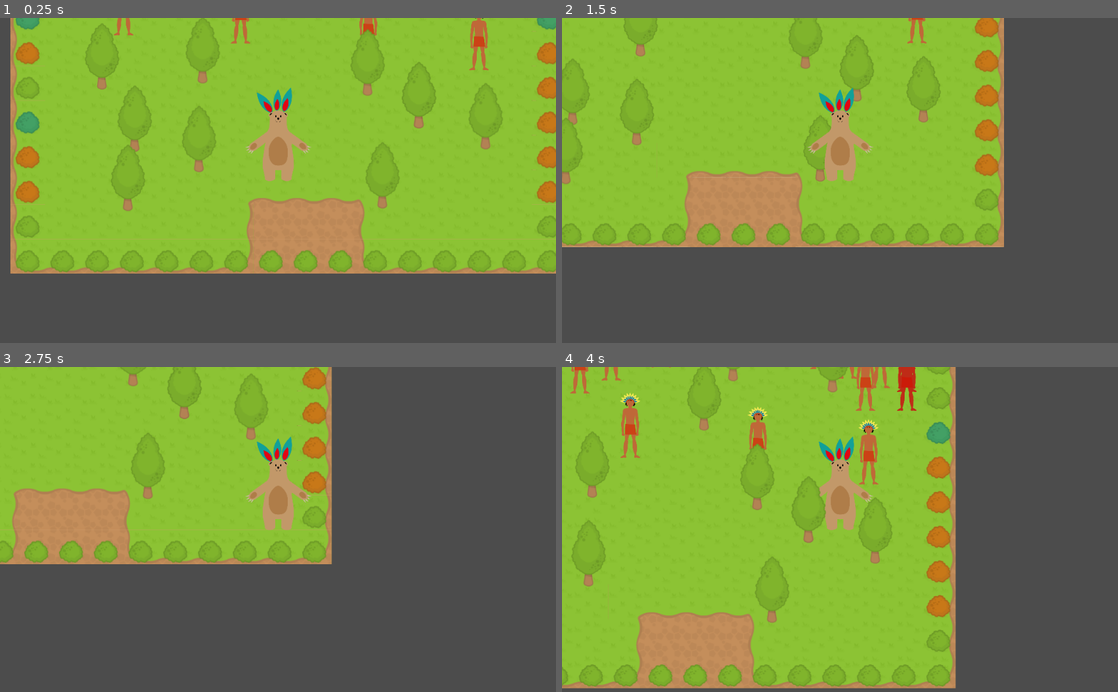
Above: before the commit, frames 1-4 (two rows, left to right).
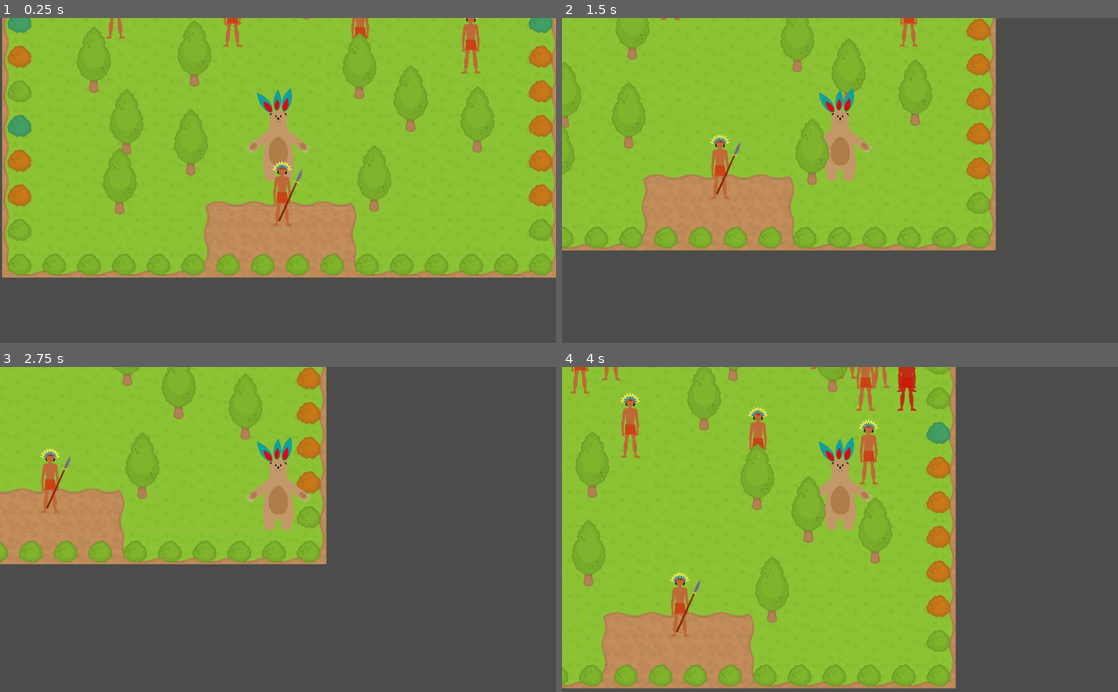
Above: after the commit, the same moments.

Repository: lendroit/welcome_thomas
Game: Godot game, scene res://World.tscn
Two runs of this game, one before a commit and one after it. Both use one fixed random seed, a clock stepped at 60 frames per second and the inputs below.
Inputs:
- Up to frame 1 (0.25 s): no input
- Up to frame 2 (1.5 s): tap Enter (ui_accept) at 0.5, 0.77 s; hold Right (ui_right) 0.53-1.28 s; hold Down (ui_down) from 1.28 s (still down)
- Up to frame 3 (2.75 s): tap Enter (ui_accept) at 1.52, 2 s; release Down (ui_down) at 2.03 s; hold Right (ui_right) from 2.03 s (still down)
- Up to frame 4 (4 s): release Right (ui_right) at 2.78 s; hold Up (ui_up) 2.78-3.53 s; tap Enter (ui_accept) at 3.02, 3.77 s; hold Left (ui_left) from 3.53 s (still down)

The runs differ from the first frame. In frame 1, 13% of the frame differs, in the area x 0-100%, y 0-80%; in frame 2, 9.6%; in frame 3, 4.6%; in frame 4, 1.6%.

Commit message:
feature: Add drop area in world

Diff:
--- a/World.tscn
+++ b/World.tscn
@@ -20,8 +20,11 @@
 [node name="World" type="YSort"]
 script = ExtResource( 2 )
 
+[node name="DropOffranceArea" parent="." instance=ExtResource( 8 )]
+position = Vector2( 515.189, 1119.93 )
+
 [node name="Background" parent="." instance=ExtResource( 6 )]
-tile_data = PoolIntArray( 0, 1, 0, 1, 1, 1, 2, 1, 1, 3, 1, 1 …(4487 unchanged characters)… , 65537, 1048580, 1, 65537, 1048581, 1, 65537, 1048582, 1, 3, 1048583, 1, 131073, 1048584, 1, 131073, 1048585, 1, 131073, 1048586, 1, 4, 1048587, 1, 65537, 1048588, 1, 65537, 1048589, 1, 65537, 1048590, 1, 65537, 1048591, 1, 65538, 1114112, 1, 65536, 1114113, 1, 65537, 1114114, 1, 65537, 1114115, 1, 65537, 1114116, 1, 65537, 1114117, 1, 65537, 1114118, 1, 65538, 1114119, 4, 0, 1114120, 4, 0, 1114121, 4, 0, 1114122, 1, 65536, 1114123, 1, 65537, 1114124, 1, 65537, 1114125, 1, 65537, 1114126, 1, 65537, 1114127, 1, 65538, 1179648, 1, 131072, 1179649, 1, 131073, 1179650, 1, 131073, 1179651, 1, 131073, 1179652, 1, 131073, 1179653, 1, 131073, 1179654, 1, 131074, 1179655, 4, 0, 1179656, 4, 0, 1179657, …(127 unchanged characters)…
+tile_data = PoolIntArray( 0, 1, 0, 1, 1, 1, 2, 1, 1, 3, 1, 1 …(4487 unchanged characters)… , 65537, 1048580, 1, 65537, 1048581, 1, 3, 1048582, 1, 131073, 1048583, 1, 131073, 1048584, 1, 131073, 1048585, 1, 131073, 1048586, 1, 4, 1048587, 1, 65537, 1048588, 1, 65537, 1048589, 1, 65537, 1048590, 1, 65537, 1048591, 1, 65538, 1114112, 1, 65536, 1114113, 1, 65537, 1114114, 1, 65537, 1114115, 1, 65537, 1114116, 1, 65537, 1114117, 1, 65538, 1114118, 4, 0, 1114119, 4, 0, 1114120, 4, 0, 1114121, 4, 0, 1114122, 1, 65536, 1114123, 1, 65537, 1114124, 1, 65537, 1114125, 1, 65537, 1114126, 1, 65537, 1114127, 1, 65538, 1179648, 1, 131072, 1179649, 1, 131073, 1179650, 1, 131073, 1179651, 1, 131073, 1179652, 1, 131073, 1179653, 1, 131074, 1179654, 4, 0, 1179655, 4, 0, 1179656, 4, 0, 1179657, …(127 unchanged characters)…
 
 [node name="Obstacles" parent="." instance=ExtResource( 6 )]
 tile_data = PoolIntArray( 0, 2, 0, 1, 2, 0, 2, 2, 0, 3, 2, 0, 4, 2, 0, 5, 2, 0, 6, 2, 0, 7, 2, 0, 8, 2, 0, 9, 2, 0, 10, …(817 unchanged characters)…
@@ -98,7 +101,7 @@
 position = Vector2( 752.039, 943.177 )
 
 [node name="Player" parent="." instance=ExtResource( 1 )]
-position = Vector2( 493.198, 1043.59 )
+position = Vector2( 508.247, 1037.32 )
 
 [node name="Camera2D" type="Camera2D" parent="Player"]
 current = true
